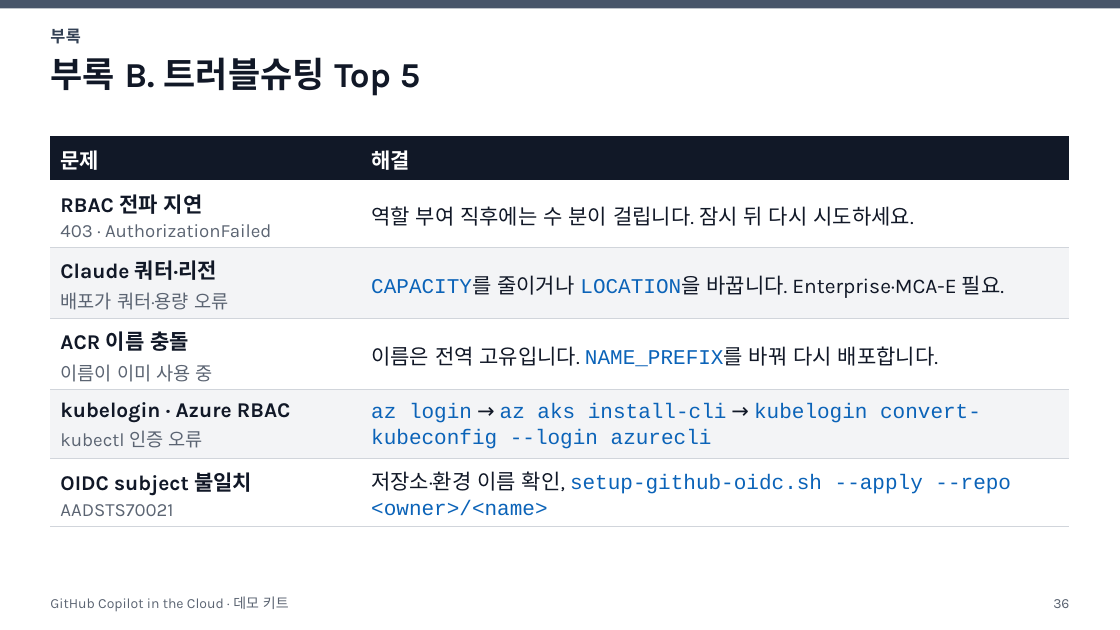
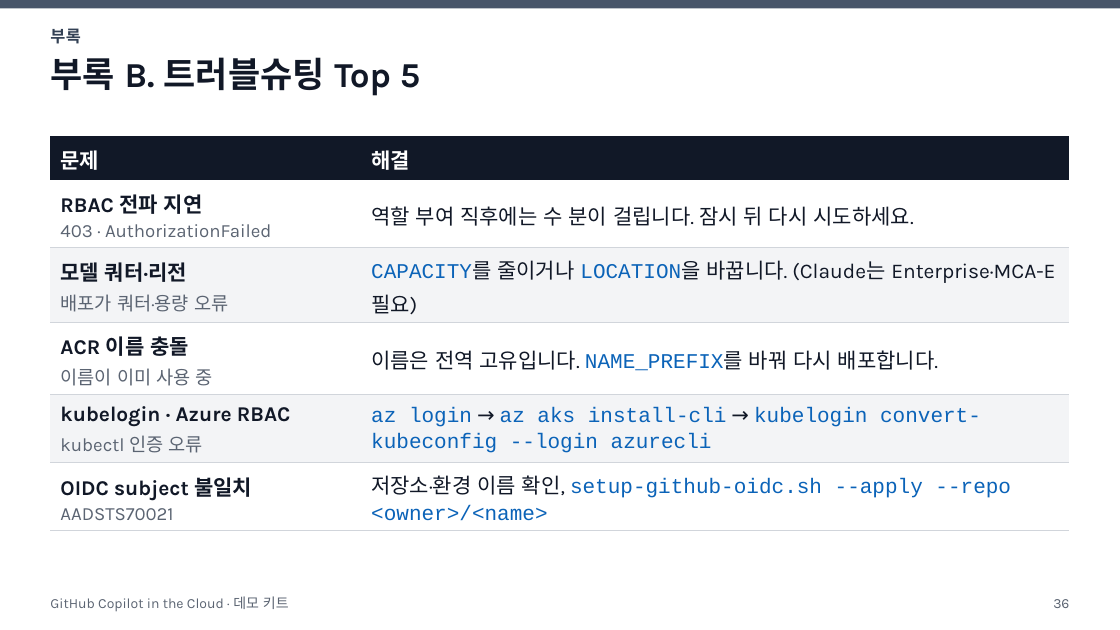
Before and after one commit to junwoojeong100/ghcp-in-the-cloud, a slide deck: slide 36 of slides/demo-presentation-ko.pptx. Drawn at 1120x630 pixels with LibreOffice and Linux fonts; fonts in the diff are those of the drawing. Boxes give left, top, right and bottom in pixels: in the first picture for what was removed or moved away, otherwise in the second. Text is boxed around its words. In the diff, an @@ line names an element or a change of style, - is before the commit and + after.

```diff
--- a/slides/demo-presentation-ko.pptx
+++ b/slides/demo-presentation-ko.pptx
@@ table at <box>50,136,1070,525</box> @@
-row 3, column 1: Claude 쿼터·리전 / 배포가 쿼터·용량 오류
+row 3, column 1: 모델 쿼터·리전 / 배포가 쿼터·용량 오류
-row 3, column 2: CAPACITY를 줄이거나 LOCATION을 바꿉니다. Enterprise·MCA-E 필요.
+row 3, column 2: CAPACITY를 줄이거나 LOCATION을 바꿉니다. (Claude는 Enterprise·MCA-E 필요)
```
Also in this commit, not shown: 9 other slides changed, 25 other files.
